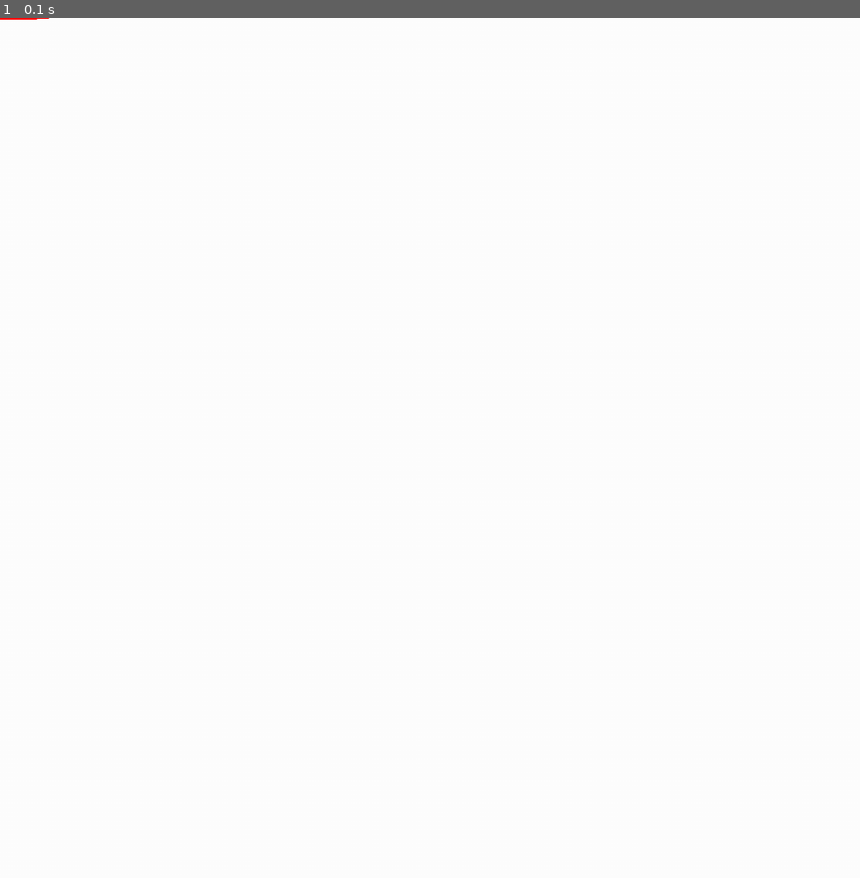
Above: before the commit, frame 1.
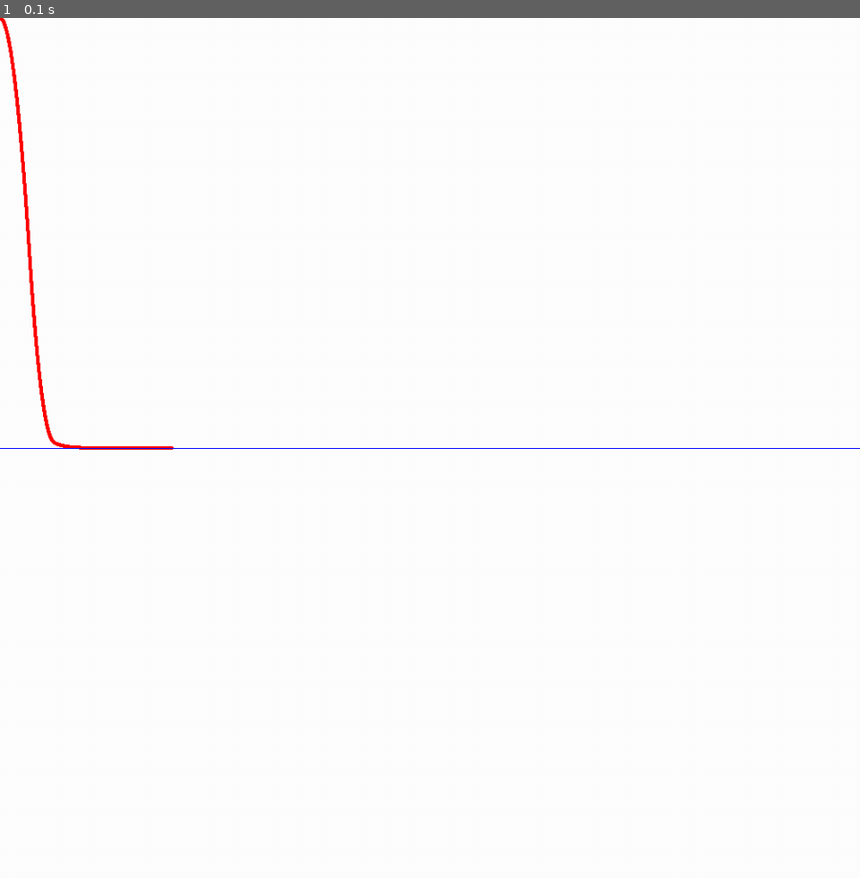
Above: after the commit, the same moment.

Repository: duncanwedig/PIDsim
Game: pygame game, started from main.py
Same seed, same stepped clock (60 frames per second), same inputs: the game is played once before the commit and once after it.
Inputs:
- Up to frame 1 (0.1 s): no input

The runs differ from the first frame. In frame 1, 0.4% of the frame differs, in the area x 0-100%, y 0-51%.

Commit message:
Fixed several small errors, more testing

Diff:
--- a/PIDcontroller.py
+++ b/PIDcontroller.py
@@ -9,7 +9,7 @@
 class PIDcontroller(object):
 
     def __init__(self, setpoint:float, kP:float, startpoint:float = 0, kI:float = 0, kD:float = 0,
-                 opposingForce:Callable = lambda x:x, motor:Motor = Motor(1961, .7, .71, 134)):
+                 opposingForce:Callable = lambda x:x, motor:Motor = Motor(312, .7, .71, 134)):
         self.start_point = startpoint
         self.current_point = startpoint
         self.setpoint = setpoint
@@ -56,10 +56,11 @@
 
     def calcPhysics(self, timestep:float, voltage:float):
         # This probably needs a better label, but simple implementations for now please
-        self.acceleration = self.motor.get_torque(self.velocity, voltage)
+        self.acceleration = self.motor.get_torque(voltage=voltage, velocity=self.velocity)
 
         # If opposing force were actually used, arguments would be supplied here probably
-        self.acceleration -= self.calcOpposingForce(0)
+        # self.acceleration -= self.calcOpposingForce(0.01)
+        # self.acceleration = math.copysign(abs(self.acceleration) - .01, self.acceleration)
 
         # Kinematics to get from acceleration and start velocity to position
         self.current_point += (self.velocity * timestep) + (0.5 * self.acceleration * (timestep**2))
@@ -77,8 +78,9 @@
         pygame.draw.circle(screen, (255,0,0), (x,y), 2)
 
     def step(self, timestep:float, screen:pygame.Surface):
-        voltage = self.calcPID(timestep)
+        voltage = extramath.clamp(self.calcPID(timestep), -12, 12)
         self.calcPhysics(timestep, voltage)
         self.draw(screen)
-        print("pos: ", self.current_point, "\nvelocity: ", self.velocity, "\nvoltage: ", voltage, "\naccel: ", self.acceleration)
+        print("pos: ", self.current_point, "\nvelocity: ", self.velocity, "\nvoltage: ", voltage,
+              "\naccel: ", self.acceleration, "\nerror: ", self.error, "\ntime: ", self.current_time)
         print("\n\nPterm: ", self.Pterm, "\nIterm: ", self.Iterm, "\nDterm: ", self.Dterm, "\n\n")
--- a/main.py
+++ b/main.py
@@ -1,5 +1,6 @@
 from utils.grid import Grid
 from utils import extramath, pygame_utils
+from utils.motor import Motor
 from PIDcontroller import PIDcontroller
 import pygame, time
 
@@ -16,12 +17,17 @@
 screen = pygame.display.set_mode(size)
 screen.fill([255,255,255])
 
-pid = PIDcontroller(100, .1, kI=.01, kD=.1)
+# pid = PIDcontroller(setpoint=100, kP=2.5, kI=0, kD=15, motor=Motor(312, .7, .71, 134))
+pid = PIDcontroller(setpoint=100, kP=5, kI=0.001, kD=15, motor=Motor(88.5, 2.7, 2.42, 133))
 
-for n in range(20000):
+for n in range(4000):
     pid.step(.01, screen)
+
+pygame.draw.line(screen, (0,0,255), (0,500), (1000, 500))
 
 pygame.display.flip()
 
+pid.motor.print_data()
+
 while(True):
     time.sleep(1)
--- a/utils/extramath.py
+++ b/utils/extramath.py
@@ -5,6 +5,9 @@
 def dist(point1, point2):
     distance = (math.sqrt((point1[0] - point2[0])**2 + (point1[1] - point2[1])**2))
     return distance
+
+def clamp(value, minimum, maximum):
+    return max(minimum, min(maximum, value))
 
 def avg(*args):
     sum = 0
